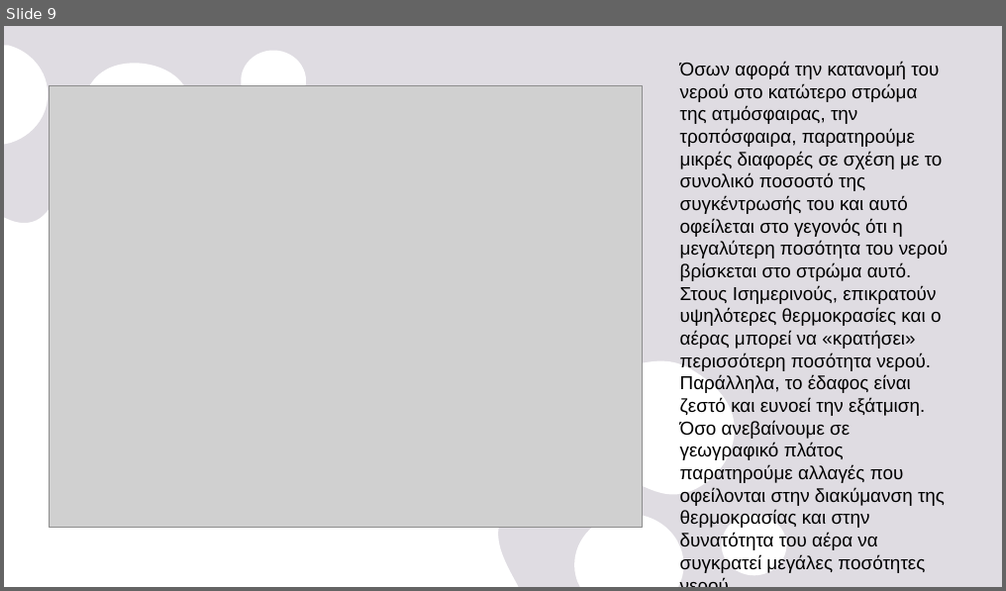
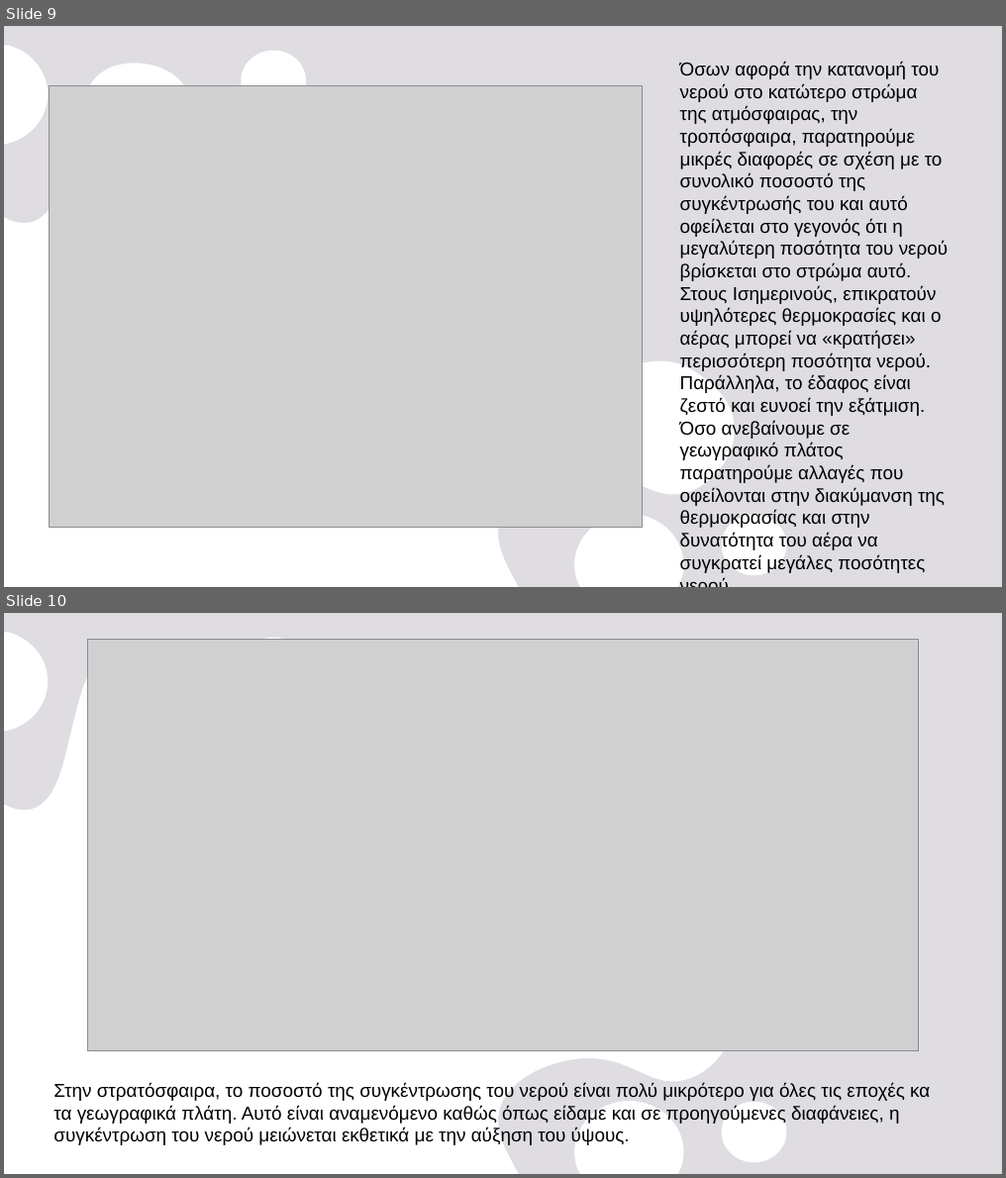
Before and after one commit to nadezsha/MSc---Applied-Meteorology-and-Environmental-Physics, a slide deck: Radiation and Atmosphere Interaction/Report 0/ΕργασίαΜηδέν.pptx. Shown one above the other, each under a label of ours: slide 9 before the commit, slides 9 and 10 after it. The pictures are 1006x591 and 1006x1178 pixels, drawn with LibreOffice and Linux fonts; fonts in the diff are those of the drawing; grey boxes stand for pictures. Boxes give left, top, right and bottom in pixels: in the first picture for what was removed or moved away, otherwise in the second. Text is boxed around its words. In the diff, an @@ line names an element or a change of style, - is before the commit and + after.

```diff
--- a/Radiation and Atmosphere Interaction/Report 0/ΕργασίαΜηδέν.pptx
+++ b/Radiation and Atmosphere Interaction/Report 0/ΕργασίαΜηδέν.pptx
@@ slide 10 added at [4, 613, 1002, 1174], background #E5E2E8; not listed: 2 template elements that a slide beside it also shows @@
@@ picture added at [87, 639, 919, 1051] @@
@@ text added at [54, 1082, 930, 1146], 18 pt, text #000000 @@
+Στην στρατόσφαιρα, το ποσοστό της συγκέντρωσης του νερού είναι πολύ μικρότερο για όλες τις εποχές κα τα γεωγραφικά πλάτη. Αυτό είναι αναμενόμενο καθώς όπως είδαμε και σε προηγούμενες διαφάνειες, η συγκέντρωση του νερού μειώνεται εκθετικά με την αύξηση του ύψους.
```
Also in this commit, not shown: 1 slide changed, 4 other slides added.
